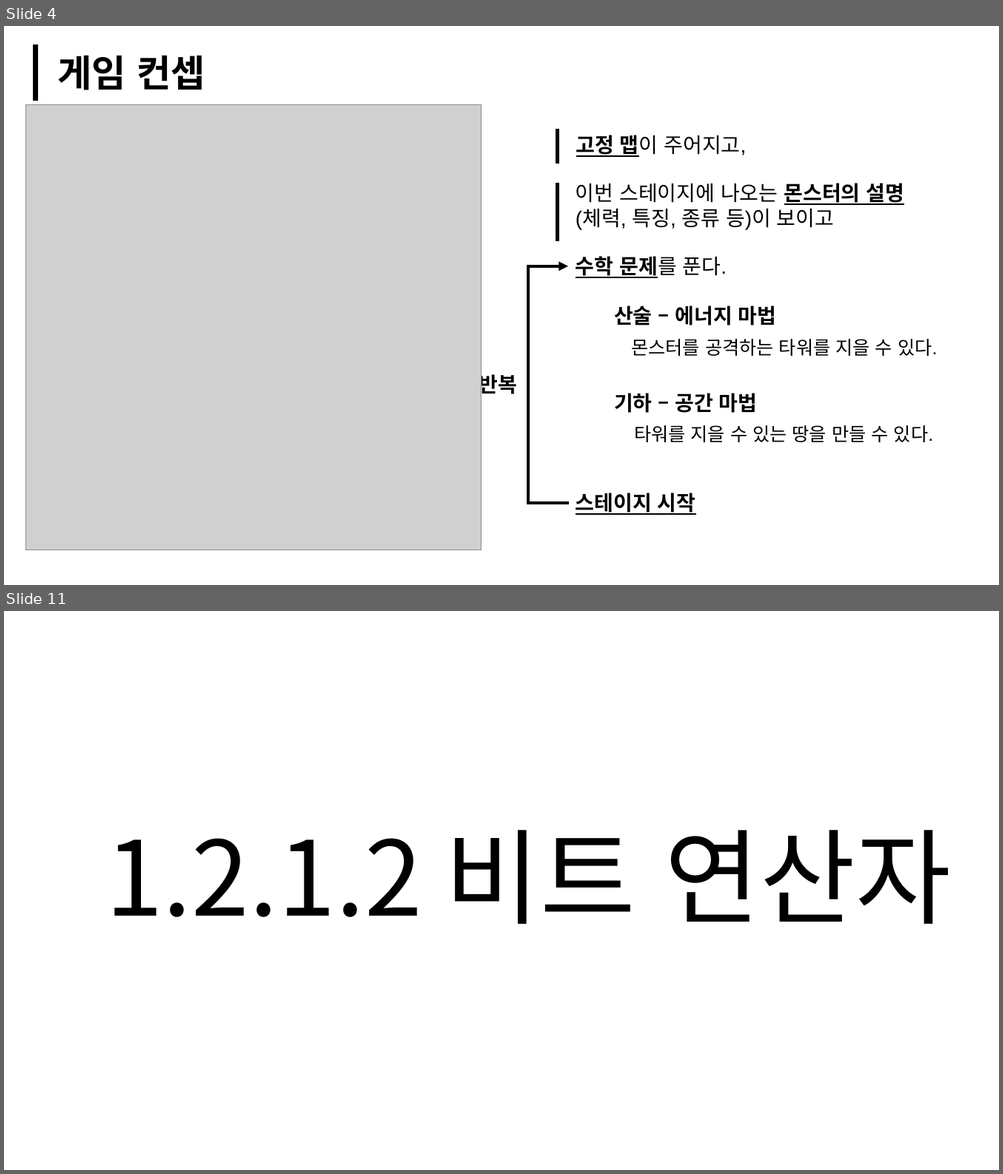
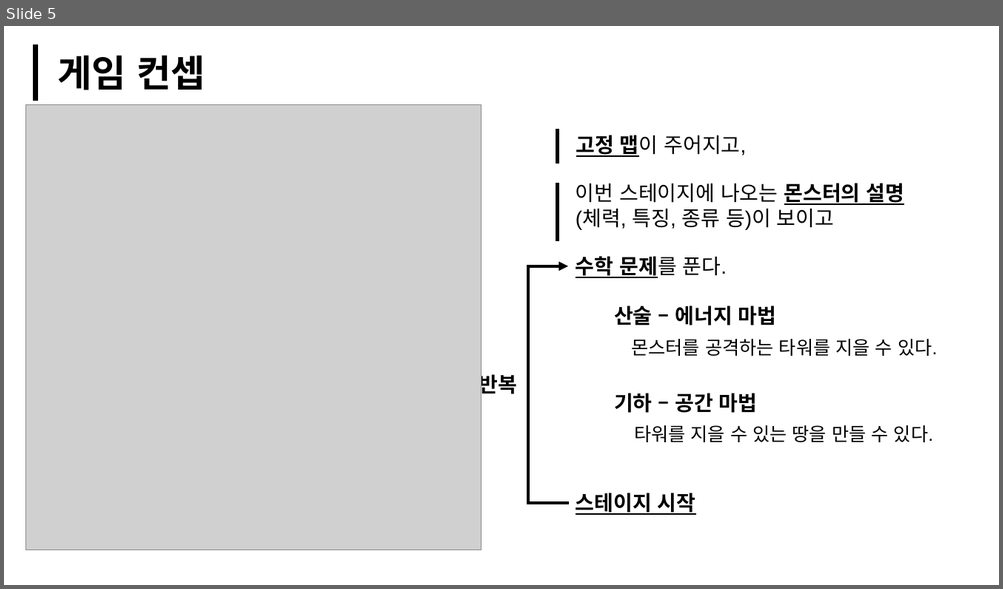
Before and after one commit to Bandyck/WinAPI_Serious, a slide deck: 0818.PPT문서제작/WinApiProject_Serious_임경태.pptx. Shown one above the other, each under a label of ours: slides 4 and 11 before the commit, slide 5 after it; the slides between them are not shown. The pictures are 1003x1174 and 1003x589 pixels, drawn with LibreOffice and Linux fonts; fonts in the diff are those of the drawing; grey boxes stand for pictures. Boxes give left, top, right and bottom in pixels: in the first picture for what was removed or moved away, otherwise in the second. Text is boxed around its words. In the diff, an @@ line names an element or a change of style, - is before the commit and + after.

```diff
--- a/0818.PPT문서제작/WinApiProject_Serious_임경태.pptx
+++ b/0818.PPT문서제작/WinApiProject_Serious_임경태.pptx
@@ slide 11 removed at <box>4,611,999,1170</box>, background #FFFFFF @@
@@ text removed at <box>105,830,950,924</box> @@
-1.2.1.2 비트 연산자
@@ what was slide 4 is now slide 5 @@
```
Also in this commit, not shown: 8 slides changed, 19 slides added, 10 other slides removed.
